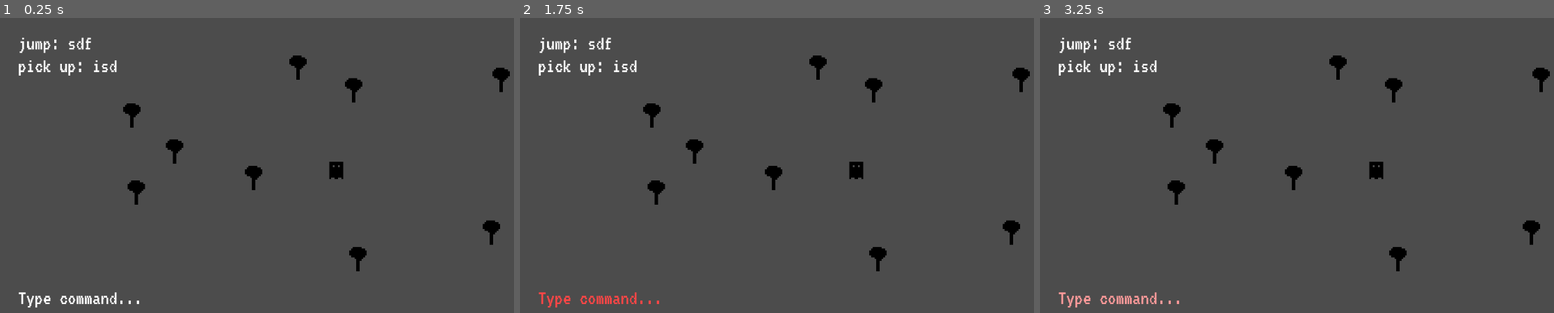
Above: before the commit, frames 1-3 (left to right).
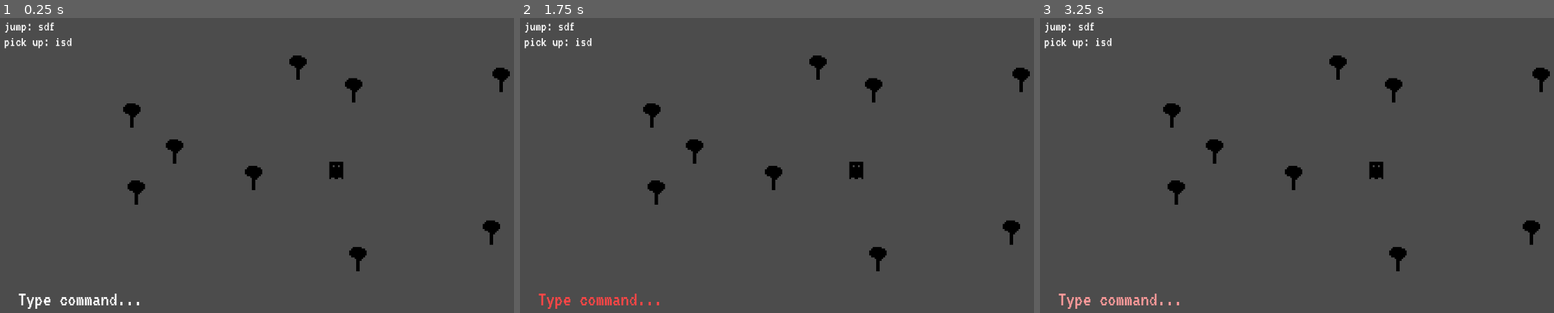
Above: after the commit, the same moments.

Repository: Anudin/LD41
Game: Godot game, scene res://Main.tscn
Two runs of this game, one before a commit and one after it. Both use one fixed random seed, a clock stepped at 60 frames per second and the inputs below.
Inputs:
- Up to frame 1 (0.25 s): no input
- Up to frame 2 (1.75 s): tap Enter at 0.5, 0.6 s; tap Space at 0.77, 1.52 s; tap Backspace at 1.35 s
- Up to frame 3 (3.25 s): tap Delete at 2.1 s; tap Space at 2.75, 3.02 s; tap Enter at 2.85 s

The runs differ from the first frame. In frame 1, 1.0% of the frame differs, in the area x 0-28%, y 1-99%; in frame 2, 1.0%; in frame 3, 1.0%.

Commit message:
Allow speedup on additional input

Diff:
--- a/Main.gd
+++ b/Main.gd
@@ -1,6 +1,4 @@
 extends Node2D
-
-# Should it be possible to revert an typo with backspace?
 
 const COMMANDS = ["up", "down", "left", "right", "stop"]
 const TEMP_COMMANDS = {"sdf": "jump", "isd": "pick up"}
@@ -40,7 +38,7 @@
 func update_temp_commands_display():
 	var command_display = ""
 
-	# Keep order
+	# TODO: Keep order
 	for key in TEMP_COMMANDS.keys():
 		command_display += TEMP_COMMANDS[key] + ": " + key + "\n"
 
--- a/Main.tscn
+++ b/Main.tscn
@@ -8,7 +8,7 @@
 
 [sub_resource type="DynamicFont" id=1]
 
-size = 48
+size = 32
 use_mipmaps = false
 use_filter = false
 font_data = ExtResource( 2 )
@@ -18,8 +18,8 @@
 
 script = ExtResource( 1 )
 __meta__ = {
-"_edit_horizontal_guides_": [  ],
-"_edit_vertical_guides_": [  ]
+"_edit_horizontal_guides_": [ 16.4936, 670.276 ],
+"_edit_vertical_guides_": [ 16.8801, 50.1625 ]
 }
 
 [node name="CommandMapping" type="Label" parent="." index="0"]
@@ -28,10 +28,10 @@
 anchor_top = 0.0
 anchor_right = 0.0
 anchor_bottom = 0.0
-margin_left = 48.0
-margin_top = 40.0
-margin_right = 162.0
-margin_bottom = 89.0
+margin_left = 16.0
+margin_top = 9.0
+margin_right = 168.0
+margin_bottom = 58.0
 rect_pivot_offset = Vector2( 0, 0 )
 rect_clip_content = false
 mouse_filter = 2
@@ -48,45 +48,47 @@
 [node name="TextInput" parent="." index="1" instance=ExtResource( 3 )]
 
 margin_left = 48.0
-margin_top = 627.0
+margin_top = 630.0
 margin_right = 48.0
-margin_bottom = 627.0
+margin_bottom = 630.0
 
-[node name="Forest" type="Node2D" parent="." index="2"]
+[node name="Level" type="Node2D" parent="." index="2"]
 
-[node name="Tree" parent="Forest" index="0" instance=ExtResource( 4 )]
+editor/display_folded = true
+
+[node name="Tree" parent="Level" index="0" instance=ExtResource( 4 )]
 
 position = Vector2( 309.778, 258.723 )
 
-[node name="Tree2" parent="Forest" index="1" instance=ExtResource( 4 )]
+[node name="Tree2" parent="Level" index="1" instance=ExtResource( 4 )]
 
 position = Vector2( 408.428, 342.166 )
 
-[node name="Tree3" parent="Forest" index="2" instance=ExtResource( 4 )]
+[node name="Tree3" parent="Level" index="2" instance=ExtResource( 4 )]
 
 position = Vector2( 692.232, 149.151 )
 
-[node name="Tree4" parent="Forest" index="3" instance=ExtResource( 4 )]
+[node name="Tree4" parent="Level" index="3" instance=ExtResource( 4 )]
 
 position = Vector2( 589.696, 402.778 )
 
-[node name="Tree5" parent="Forest" index="4" instance=ExtResource( 4 )]
+[node name="Tree5" parent="Level" index="4" instance=ExtResource( 4 )]
 
 position = Vector2( 1158.59, 176.91 )
 
-[node name="Tree6" parent="Forest" index="5" instance=ExtResource( 4 )]
+[node name="Tree6" parent="Level" index="5" instance=ExtResource( 4 )]
 
 position = Vector2( 819.924, 200.968 )
 
-[node name="Tree7" parent="Forest" index="6" instance=ExtResource( 4 )]
+[node name="Tree7" parent="Level" index="6" instance=ExtResource( 4 )]
 
 position = Vector2( 1137.47, 528.62 )
 
-[node name="Tree8" parent="Forest" index="7" instance=ExtResource( 4 )]
+[node name="Tree8" parent="Level" index="7" instance=ExtResource( 4 )]
 
 position = Vector2( 830.276, 589.69 )
 
-[node name="Tree9" parent="Forest" index="8" instance=ExtResource( 4 )]
+[node name="Tree9" parent="Level" index="8" instance=ExtResource( 4 )]
 
 position = Vector2( 319.598, 436.548 )
 
--- a/Player/Player.gd
+++ b/Player/Player.gd
@@ -11,14 +11,35 @@
 func _process(delta):
 	position += direction * speed * delta
 
+# TODO: Refactor
 func _on_text_command(command):
 	if command == "up":
-		direction = Vector2(0,-1)
+		direction.x = 0
+
+		if direction.y < 0:
+			direction.y += -1
+		else:
+			direction.y = -1
 	elif command == "down":
-		direction = Vector2(0,1)
+		direction.x = 0
+
+		if direction.y > 0:
+			direction.y += 1
+		else:
+			direction.y = 1
 	elif command == "left":
-		direction = Vector2(-1,0)
+		direction.y = 0
+
+		if direction.x < 0:
+			direction.x += -1
+		else:
+			direction.x = -1
 	elif command == "right":
-		direction = Vector2(1,0)
+		direction.y = 0
+
+		if direction.x > 0:
+			direction.x += 1
+		else:
+			direction.x = 1
 	elif command == "stop":
 		direction = Vector2(0,0)
